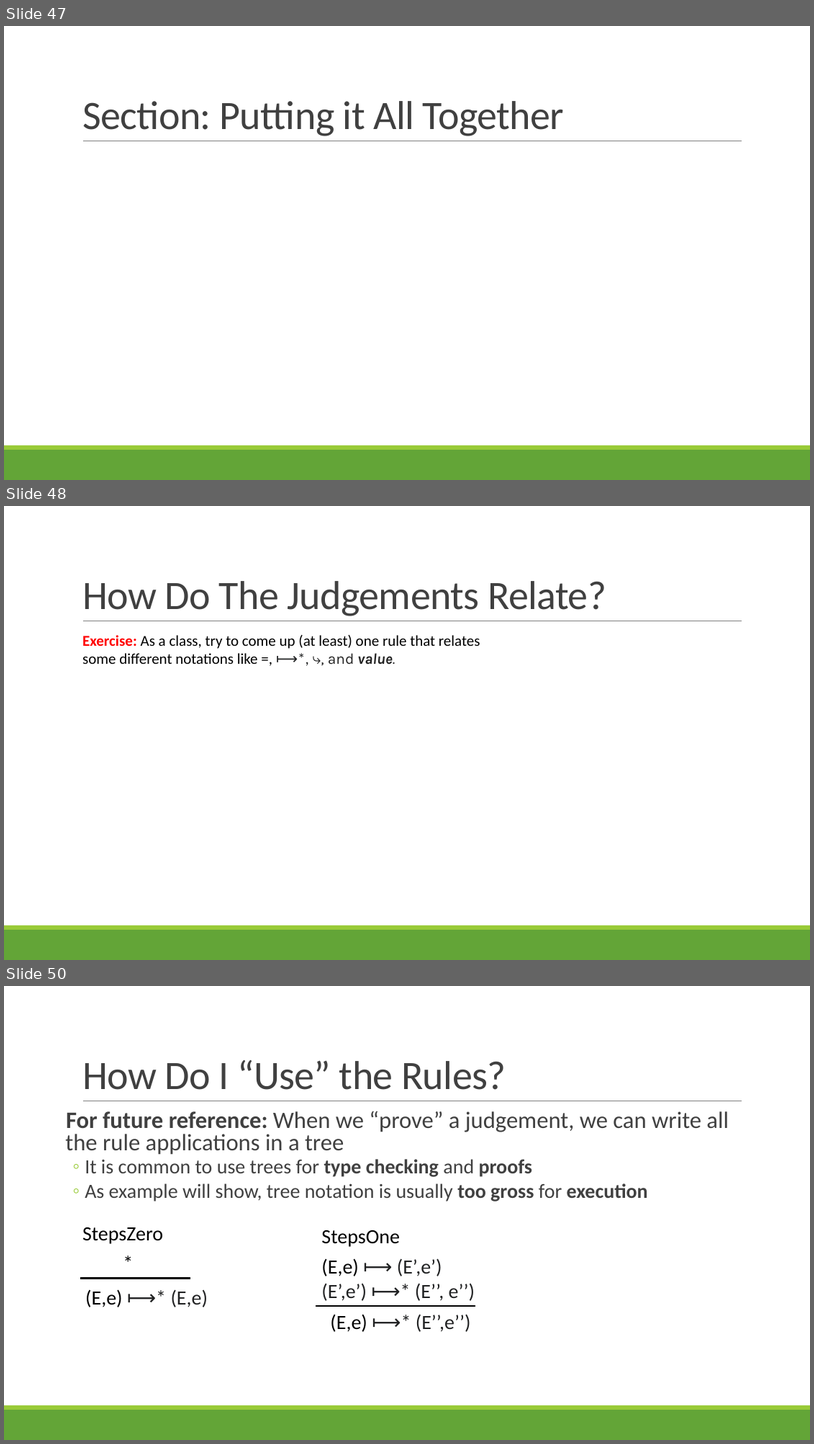
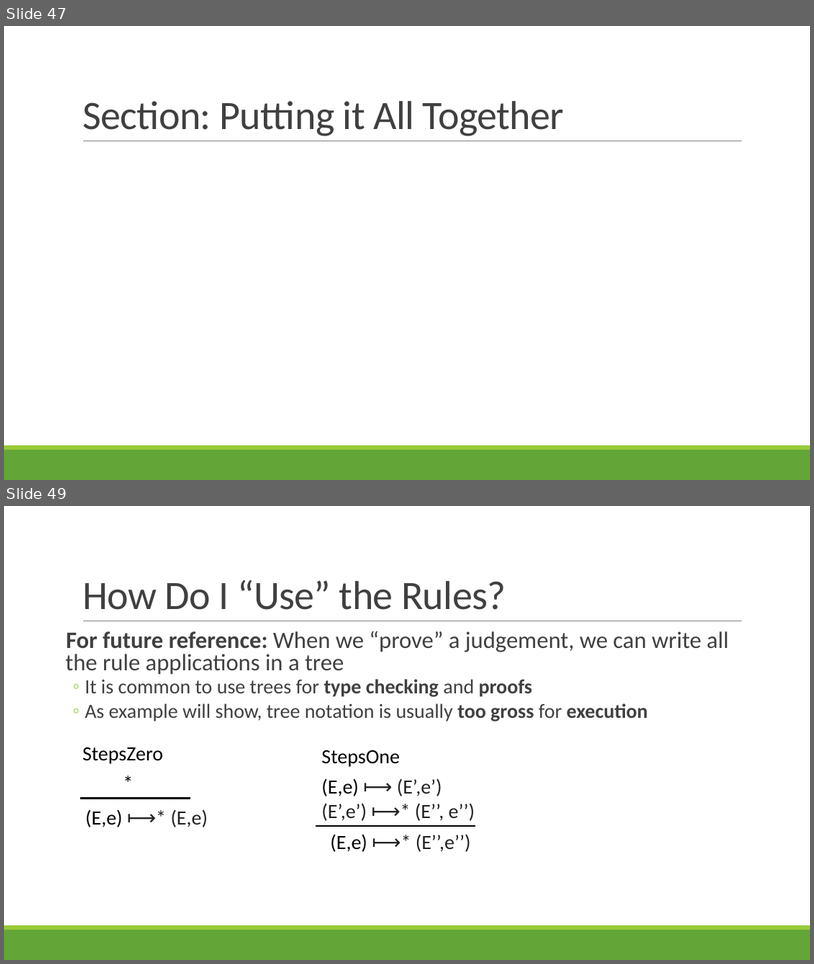
Before and after one commit to rbohrer/pl-course, a slide deck: LectureSlides/06OpSem.pptx. Shown one above the other, each under a label of ours: slides 47, 48 and 50 before the commit, slides 47 and 49 after it; the slides between them are not shown. The pictures are 814x1444 and 814x964 pixels, drawn with LibreOffice and Linux fonts; fonts in the diff are those of the drawing. Boxes give left, top, right and bottom in pixels: in the first picture for what was removed or moved away, otherwise in the second. Text is boxed around its words. In the diff, an @@ line names an element or a change of style, - is before the commit and + after.

```diff
--- a/LectureSlides/06OpSem.pptx
+++ b/LectureSlides/06OpSem.pptx
@@ slide 48 removed at (4,506,810,960), background #FFFFFF; not listed: 3 template elements that a slide beside it also shows @@
@@ title removed at (82,581,607,616) @@
-How Do The Judgements Relate?
@@ text removed at (82,635,481,664) @@
-Exercise: As a class, try to come up (at least) one rule that relates some different notations like =, ⟼*, ⤷, and value.
@@ what was slide 50 is now slide 49 @@
```
Also in this commit, not shown: 1 slide changed.
